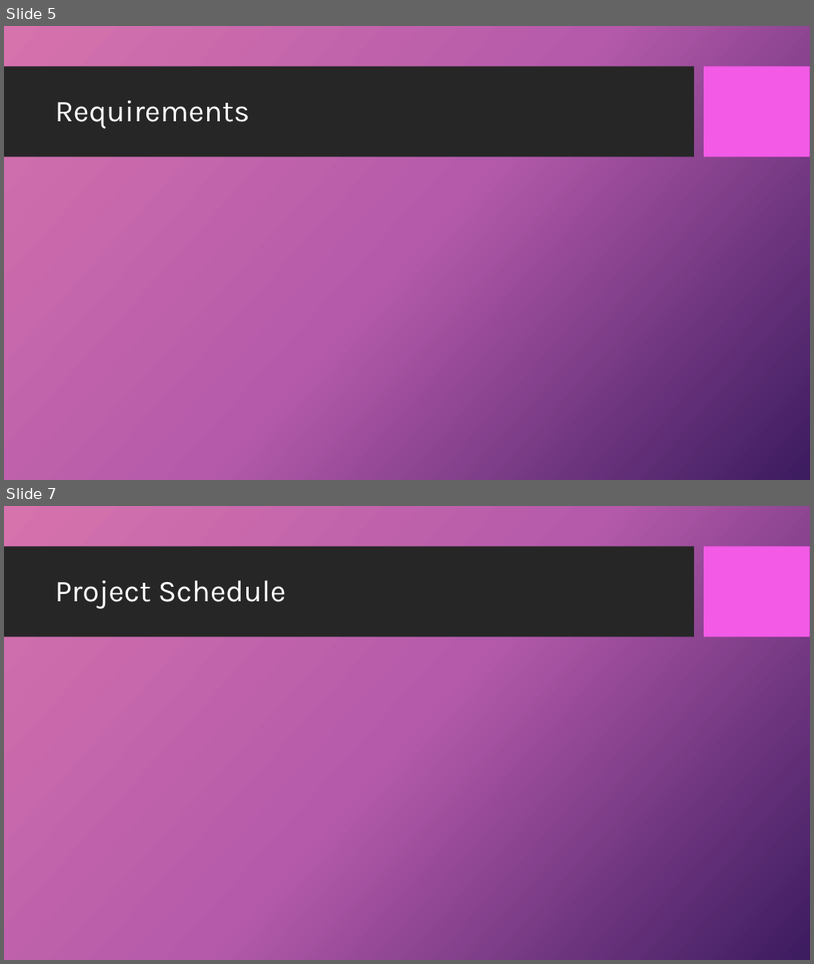
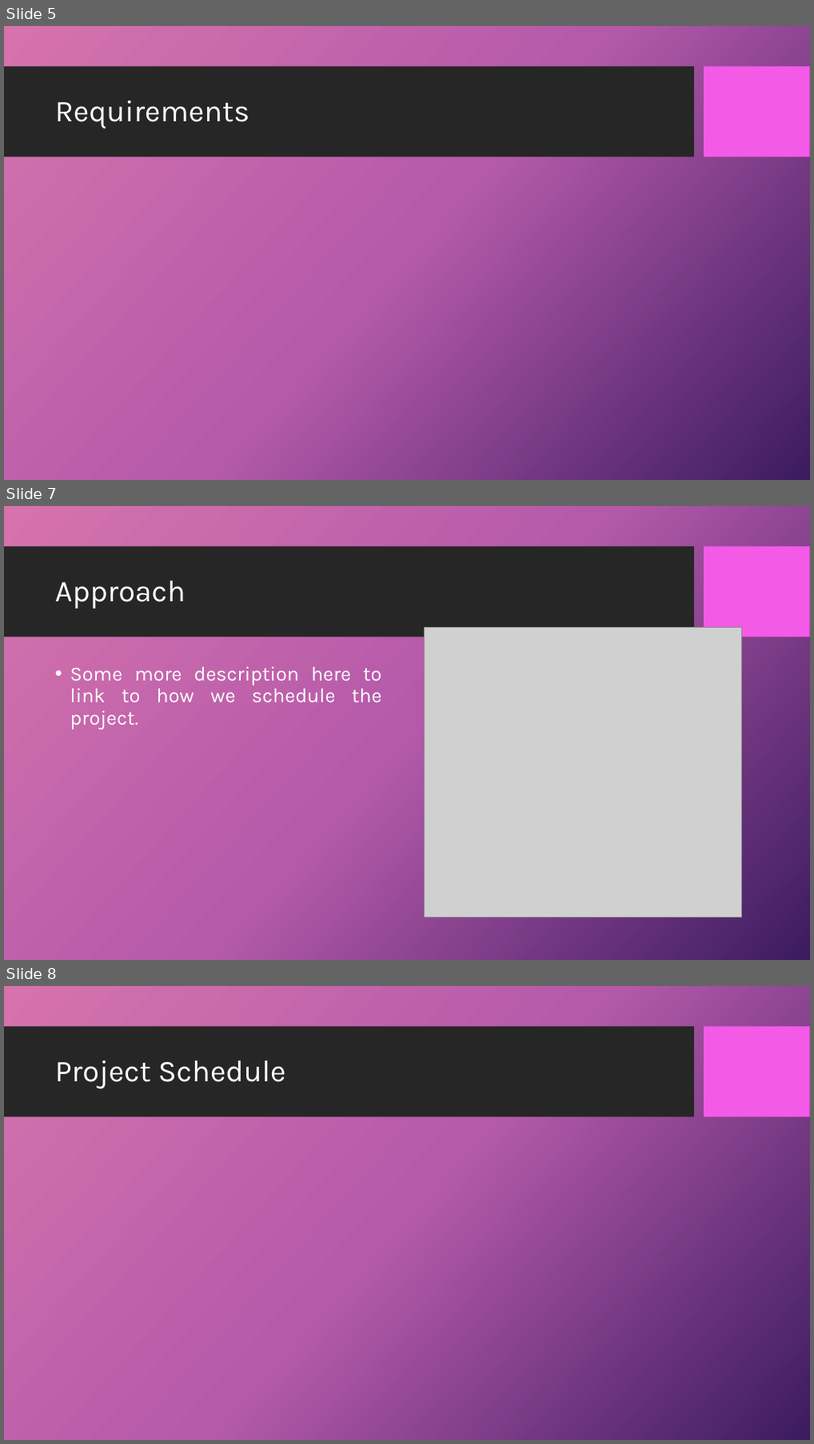
Before and after one commit to dandz12/ECE411-Practicum-Project, a slide deck: ECE411 - Final Presentation.pptx. Shown one above the other, each under a label of ours: slides 5 and 7 before the commit, slides 5, 7 and 8 after it; the slides between them are not shown. The pictures are 814x964 and 814x1444 pixels, drawn with LibreOffice and Linux fonts; fonts in the diff are those of the drawing; grey boxes stand for pictures; background and template pictures are left out. Boxes give left, top, right and bottom in pixels: in the first picture for what was removed or moved away, otherwise in the second. Text is boxed around its words. In the diff, an @@ line names an element or a change of style, - is before the commit and + after.

```diff
--- a/ECE411 - Final Presentation.pptx
+++ b/ECE411 - Final Presentation.pptx
@@ slide 7 added at bbox=[4, 506, 810, 960], background picture (left out); not listed: 2 template elements that a slide beside it also shows @@
@@ title added at bbox=[55, 580, 186, 608], 36 pt, text #FFFFFF @@
+Approach
@@ picture added at bbox=[425, 628, 742, 916] @@
@@ text added at bbox=[70, 667, 382, 729], 24 pt, text #FFFFFF @@
+• Some more description here to link to how we schedule the project.
@@ what was slide 7 is now slide 8 @@
```
Also in this commit, not shown: 1 slide changed, 14 other slides added, 1 slide removed.
